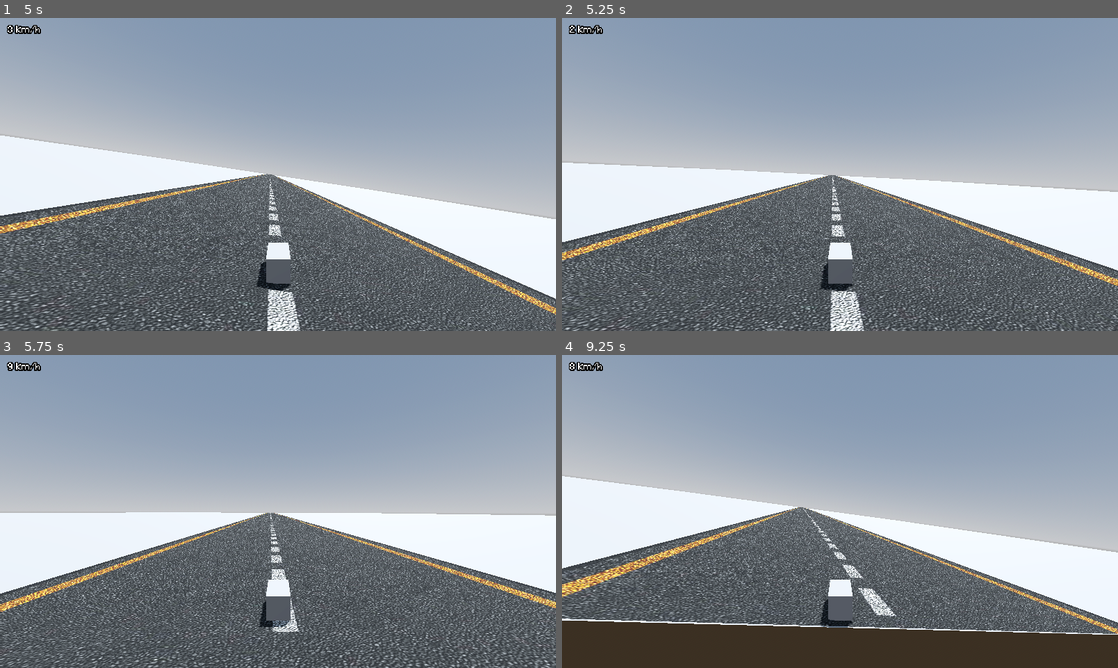
Above: before the commit, frames 1-4 (two rows, left to right).
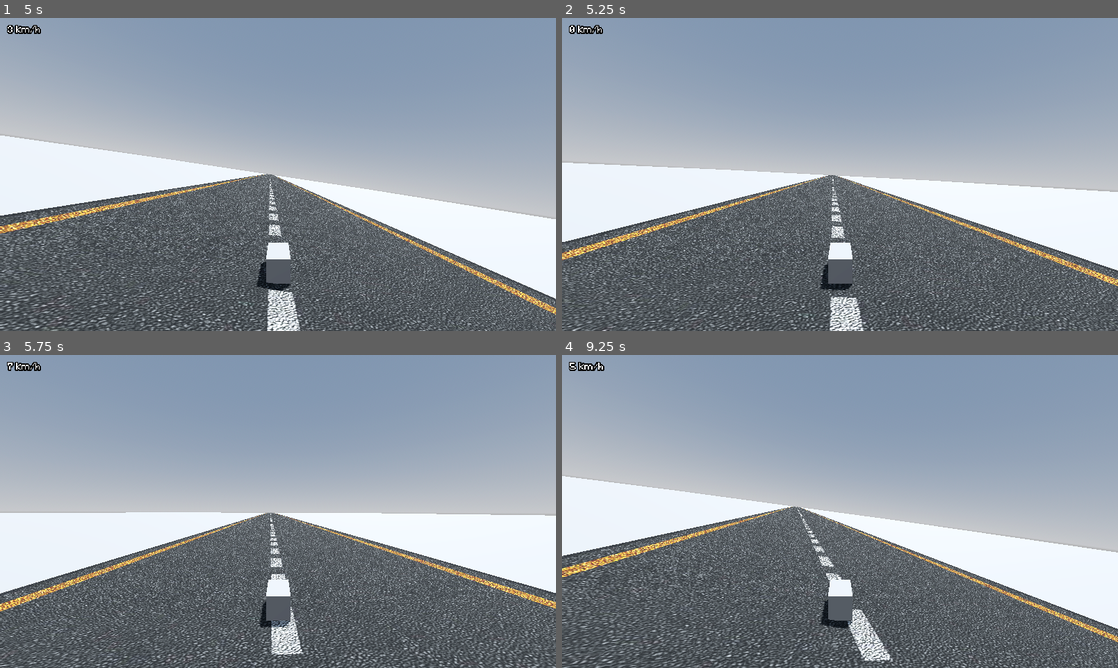
Above: after the commit, the same moments.

Repository: eben-vranken/VIPR
Game: Godot game, scene res://Scenes/Tracks/debug.tscn
The game is run twice, just before and just after one commit, with the same random seed, the same clock (stepped at 60 frames per second) and the same inputs.
Inputs:
- Up to frame 1 (5 s): tap Enter at 0.5 s; hold D (move_right) 0.53-1.28 s; tap Space at 1.25 s; hold S (brake) 1.28-2.03 s; hold D (move_right) 2.03-2.78 s; hold W (thrust) 2.78-3.53 s; hold A (move_left) from 3.53 s (still down)
- Up to frame 2 (5.25 s): release A (move_left) at 5.03 s; hold S (brake) from 5.03 s (still down)
- Up to frame 3 (5.75 s): keep holding S (brake)
- Up to frame 4 (9.25 s): release S (brake) at 5.78 s; hold D (move_right) 5.78-6.53 s; hold W (thrust) 6.53-7.28 s; hold D (move_right) 7.28-8.03 s; hold S (brake) 8.03-8.78 s; hold A (move_left) from 8.78 s (still down)

Frame 1 is identical in both runs. In frame 2, 18% of the frame differs, in the area x 0-100%, y 3-100%; in frame 3, 18%; in frame 4, 27%, in the area x 0-100%, y 2-100%.

Commit message:
Fixed bug where reverse max speed would stay global

Diff:
--- a/Scripts/Player/player_movement.gd
+++ b/Scripts/Player/player_movement.gd
@@ -84,10 +84,13 @@
 		velocity -= velocity.normalized() * brake_force
 
 	# Reverse
-	if brake_input_force > 0.0:
+	print(velocity.z)
+	if brake_input_force > 0.0 and velocity.z >= 0.0:
 		var desired_speed = brake_input_force * reverse_acceleration * delta
 		velocity -= forward * desired_speed
 		reverse = true
+	else:
+		reverse = false
 
 	# Steering
 	var turn_amount_rad = turn_input * deg_to_rad(turn_amount)
@@ -115,6 +118,7 @@
 	else:
 		if velocity.length() > reverse_max_speed:
 			velocity = velocity.normalized() * reverse_max_speed
+
 	move_and_slide()
 
 func update_camera():
Not shown: 1 places in Objects/Player/player.tscn that only renumber resources
